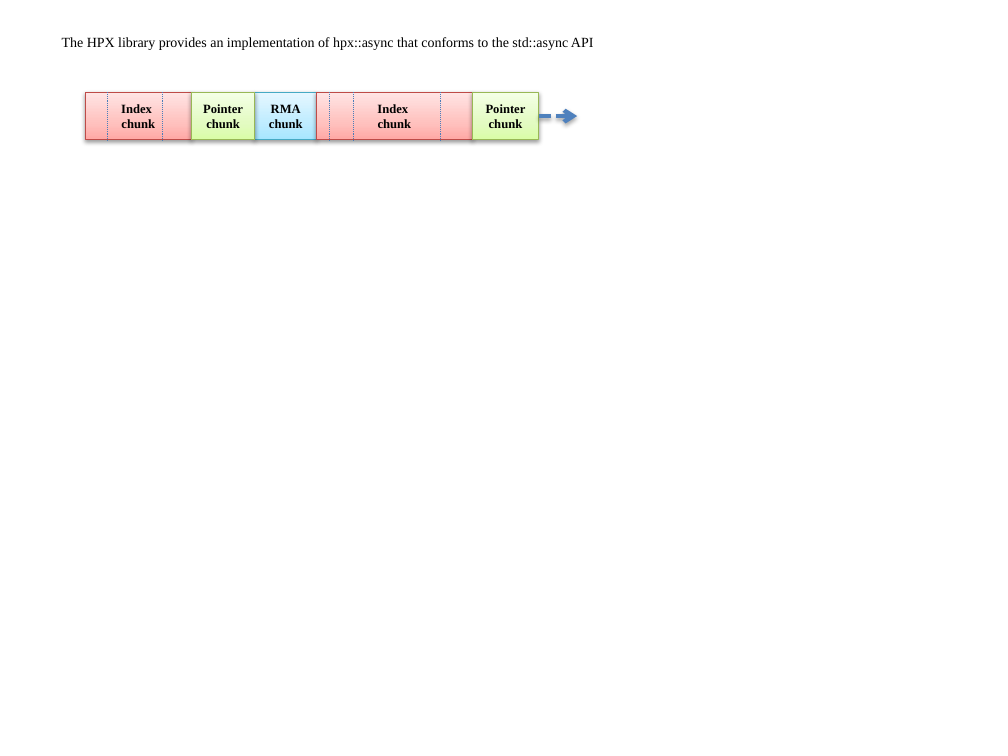
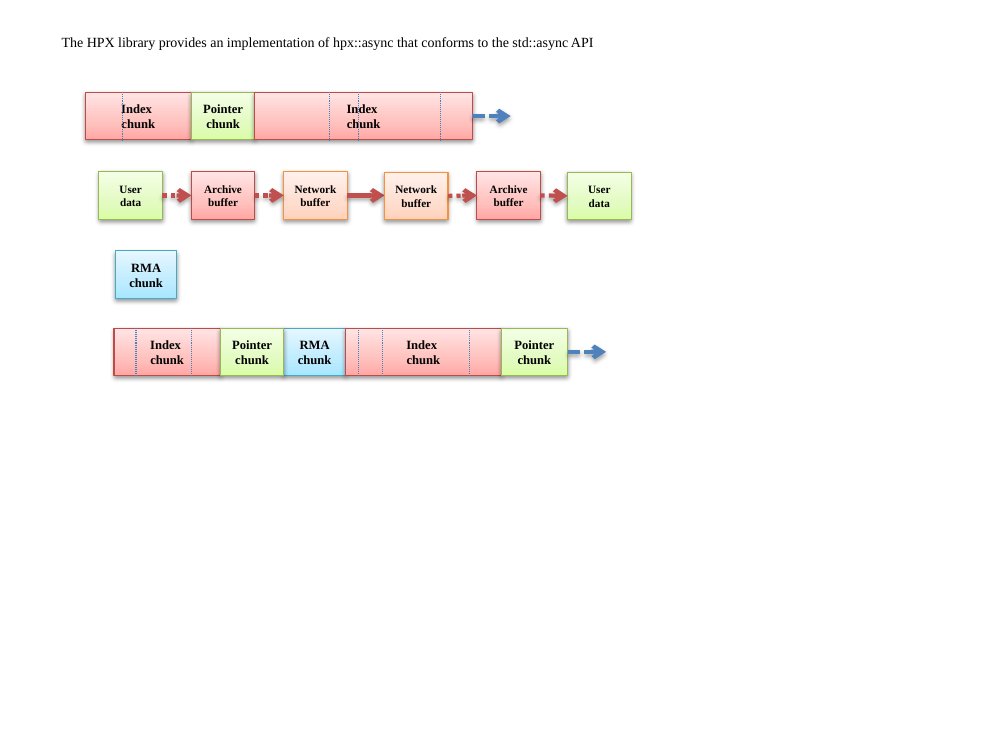
Before and after one commit to biddisco/docs, a slide deck: slide 2 of pics/Drawings.pptx. Drawn at 1008x756 pixels with LibreOffice and Linux fonts; fonts in the diff are those of the drawing. Boxes give left, top, right and bottom in pixels: in the first picture for what was removed or moved away, otherwise in the second. Text is boxed around its words. In the diff, an @@ line names an element or a change of style, - is before the commit and + after.

```diff
--- a/pics/Drawings.pptx
+++ b/pics/Drawings.pptx
@@ line moved from (107, 93) - (107, 140) to (123, 93) - (123, 140) @@
@@ rectangle "Index": place and size @@
-rectangle "Index" at <box>317,93,472,140</box>
+rectangle "Index" at <box>255,93,473,140</box>
@@ line moved from (353, 93) - (353, 140) to (358, 93) - (358, 140) @@
@@ arrow moved from (538, 116) - (578, 116) to (473, 116) - (511, 116) @@
@@ group added at <box>99,171,631,220</box>: 6 rectangles, 5 arrows @@
+User
+data
+Archive
+buffer
+Network
+buffer
+Network
+buffer
+Archive
+buffer
+User
+data
@@ rectangle "RMA": place and size @@
-rectangle "RMA" at <box>255,93,317,140</box>
+rectangle "RMA" at <box>115,251,176,298</box>
@@ line moved from (162, 93) - (162, 140) to (136, 328) - (136, 376) @@
@@ rectangle "Pointer": place and size @@
-rectangle "Pointer" at <box>473,93,539,140</box>
+rectangle "Pointer" at <box>221,328,284,375</box>
@@ group added at <box>114,328,606,376</box>: 4 rectangles, 4 lines, 1 arrow @@
+Index
+chunk
+RMA
+chunk
+Index
+chunk
+Pointer
+chunk
```
Also in this commit, not shown: 2 other files.
